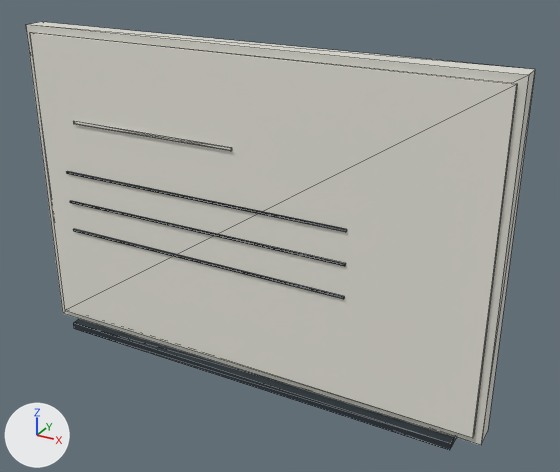
The glTF model assets-src/exports/catalogue/assets/proxies/board-1.glb: old version first, new version second.
Both versions are drawn from a 50 mm lens placed at (0.873, -1.425, 0.688), pointed at (0.079, 0.02, -0.035). The axes (+X, +Y, +Z) are drawn at lower left. The lights are the same throughout. The older version comes first. Mesh edges are drawn as thin lines. Where no turn or scale is listed for an object, it has been applied to the vertices. Vertices at exactly the same position are counted once.
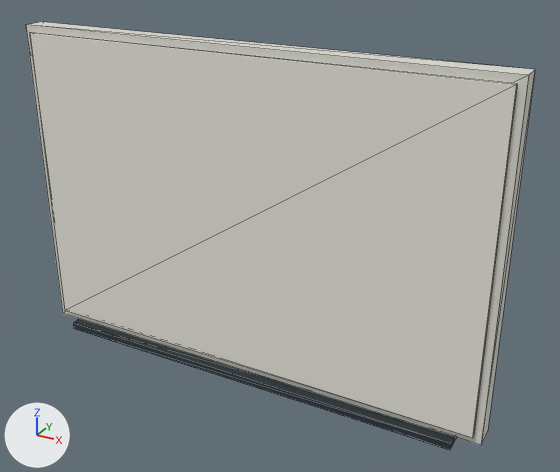
Changed parts and their boxes [x1, y1, x2, y2] in the pictures (560 x 472 px):
'Mesh_2', reshaped (53% shorter)
    before: [66, 171, 456, 450]
    after: [73, 319, 456, 450]
part 1 of me_mesh_0, deleted
    before: [73, 121, 232, 151]
part 2 of me_mesh_2, deleted
    before: [66, 171, 347, 232]
part 3 of me_mesh_2, deleted
    before: [70, 201, 346, 266]
part 4 of me_mesh_2, deleted
    before: [73, 229, 344, 299]

The change, as a list of edits to the scene's bpy script:
```text
Change me_mesh_0:
    used by ob_mesh_0; location = (0.0, 0.0, 0.0)
    remove me_mesh_0.from_pydata(...)  # 16 vertices, 24 faces; spans x -0.6..0.6, y -0.04..0.027, z -0.4..0.4
    add me_mesh_0.from_pydata(...)  # 8 vertices, 12 faces; spans x -0.6..0.6, y -0.027..0.027, z -0.4..0.4
    me_mesh_0 part 1: the loose piece of 8 vertices spanning x -0.468..-0.012, y -0.04..-0.036, z 0.172..0.179 is deleted
Change me_mesh_2:
    used by ob_mesh_2; location = (0.0, 0.0, 0.0)
    remove me_mesh_2.from_pydata(...)  # 32 vertices, 48 faces; spans x -0.54..0.54, y -0.05..-0.005, z -0.421..0.043
    add me_mesh_2.from_pydata(...)  # 8 vertices, 12 faces; spans x -0.54..0.54, y -0.05..-0.005, z -0.421..-0.403
    me_mesh_2 part 2: the loose piece of 8 vertices spanning x -0.51..0.27, y -0.04..-0.036, z 0.038..0.043 is deleted
    me_mesh_2 part 3: the loose piece of 8 vertices spanning x -0.51..0.27, y -0.04..-0.036, z -0.043..-0.038 is deleted
    me_mesh_2 part 4: the loose piece of 8 vertices spanning x -0.51..0.27, y -0.04..-0.036, z -0.123..-0.117 is deleted
```
